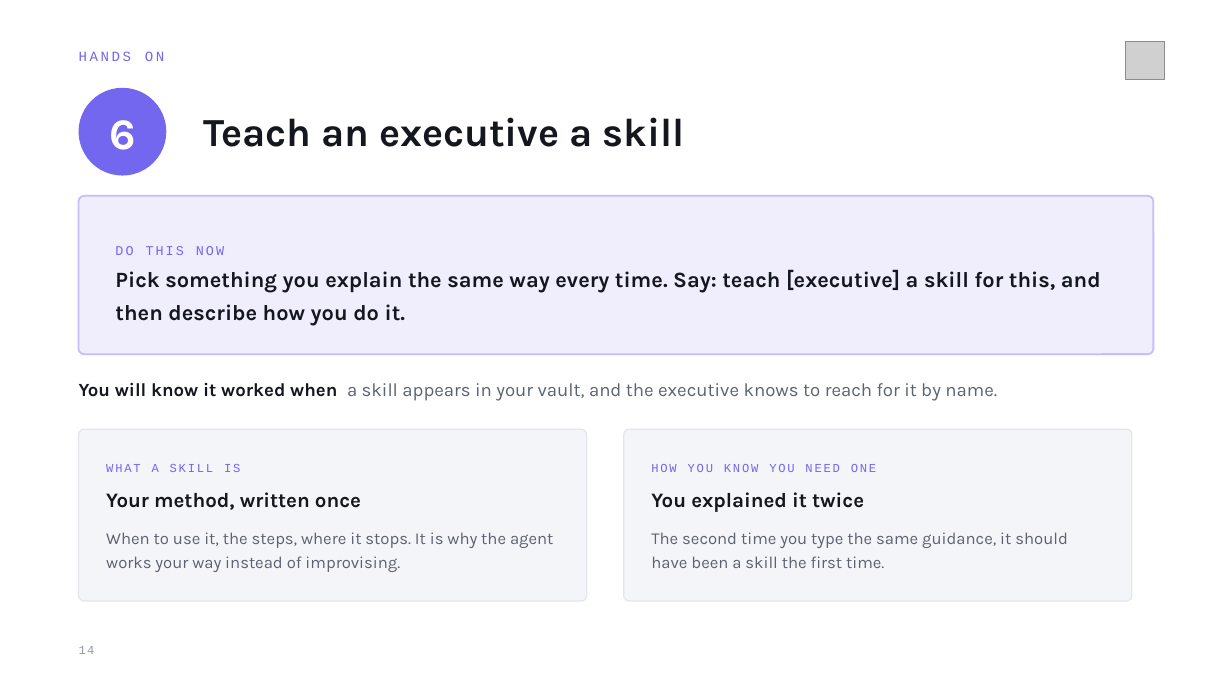
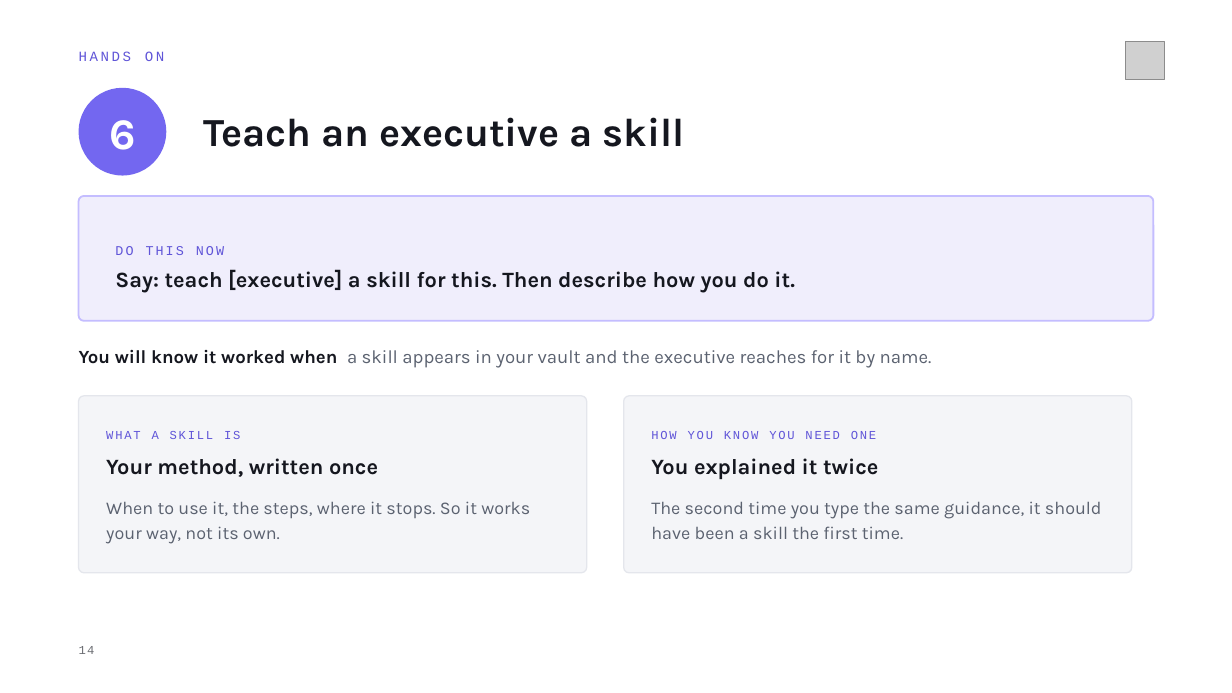
Before and after one commit to MeshPro-iPaaS/ai-ops-framework, a slide deck: slide 14 of docs/Personal AI Assistant — Installation.pptx. Drawn at 1232x693 pixels with LibreOffice and Linux fonts; fonts in the diff are those of the drawing; grey boxes stand for pictures. Boxes give left, top, right and bottom in pixels: in the first picture for what was removed or moved away, otherwise in the second. Text is boxed around its words. In the diff, an @@ line names an element or a change of style, - is before the commit and + after.

```diff
--- a/docs/Personal AI Assistant — Installation.pptx
+++ b/docs/Personal AI Assistant — Installation.pptx
@@ rounded rectangle: place and size @@
-rounded rectangle at <box>79,196,1153,354</box>
+rounded rectangle at <box>79,196,1153,321</box>
@@ text at <box>115,269,794,293</box>: text changed @@
-Pick something you explain the same way every time. Say: teach [executive] a skill for this, and then describe how you do it.
+Say: teach [executive] a skill for this. Then describe how you do it.
@@ text at <box>115,246,224,255</box>: text colour #7367F0 to #6055D8 in "DO THIS NOW" @@
@@ text at <box>79,350,932,368</box>: text changed @@
-You will know it worked when a skill appears in your vault, and the executive knows to reach for it by name.
+You will know it worked when a skill appears in your vault and the executive reaches for it by name.
@@ rounded rectangle: place and size @@
-rounded rectangle at <box>79,429,587,601</box>
+rounded rectangle at <box>79,396,587,573</box>
@@ proportions changed in 3 elements at <box>79,196,1153,321</box>, <box>79,396,587,573</box>, <box>624,396,1132,573</box> @@
@@ rounded rectangle: place and size @@
-rounded rectangle at <box>624,429,1132,601</box>
+rounded rectangle at <box>624,396,1132,573</box>
@@ text colour #7367F0 to #6055D8 in 3 elements at <box>79,51,165,61</box>, <box>106,431,240,439</box>, <box>651,431,876,439</box> @@
@@ 4 texts: place and size @@
-4 texts at <box>106,464,876,512</box>
+4 texts at <box>106,431,878,479</box>
@@ text "Your method, written once" at <box>106,458,378,477</box>: size 16 to 17 pt; line spacing 19.2pt to 20.4pt @@
@@ text "You explained it twice" at <box>651,458,878,479</box>: size 16 to 17 pt; line spacing 19.2pt to 20.4pt @@
@@ text at <box>106,501,530,544</box>: text changed; size 13 to 14 pt @@
-When to use it, the steps, where it stops. It is why the agent works your way instead of improvising.
+When to use it, the steps, where it stops. So it works your way, not its own.
@@ text "The second time you type ...": place and size @@
-text "The second time you type ..." at <box>651,532,1068,568</box>
+text "The second time you type ..." at <box>651,501,1102,539</box>
@@ text "The second time you type ..." at <box>651,501,1102,539</box>: size 13 to 14 pt; line spacing 18.5pt to 19.9pt @@
@@ text "14" at <box>79,646,95,654</box>: text colour #9198A6 to #6B6D72 @@
```
Also in this commit, not shown: 17 other slides changed, 1 other file.
